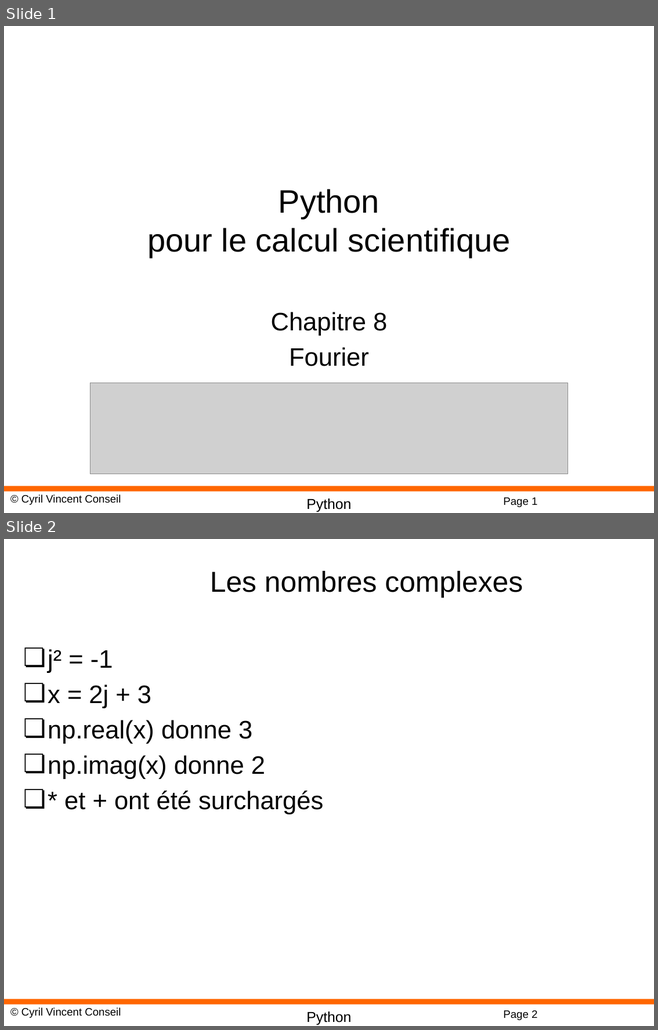
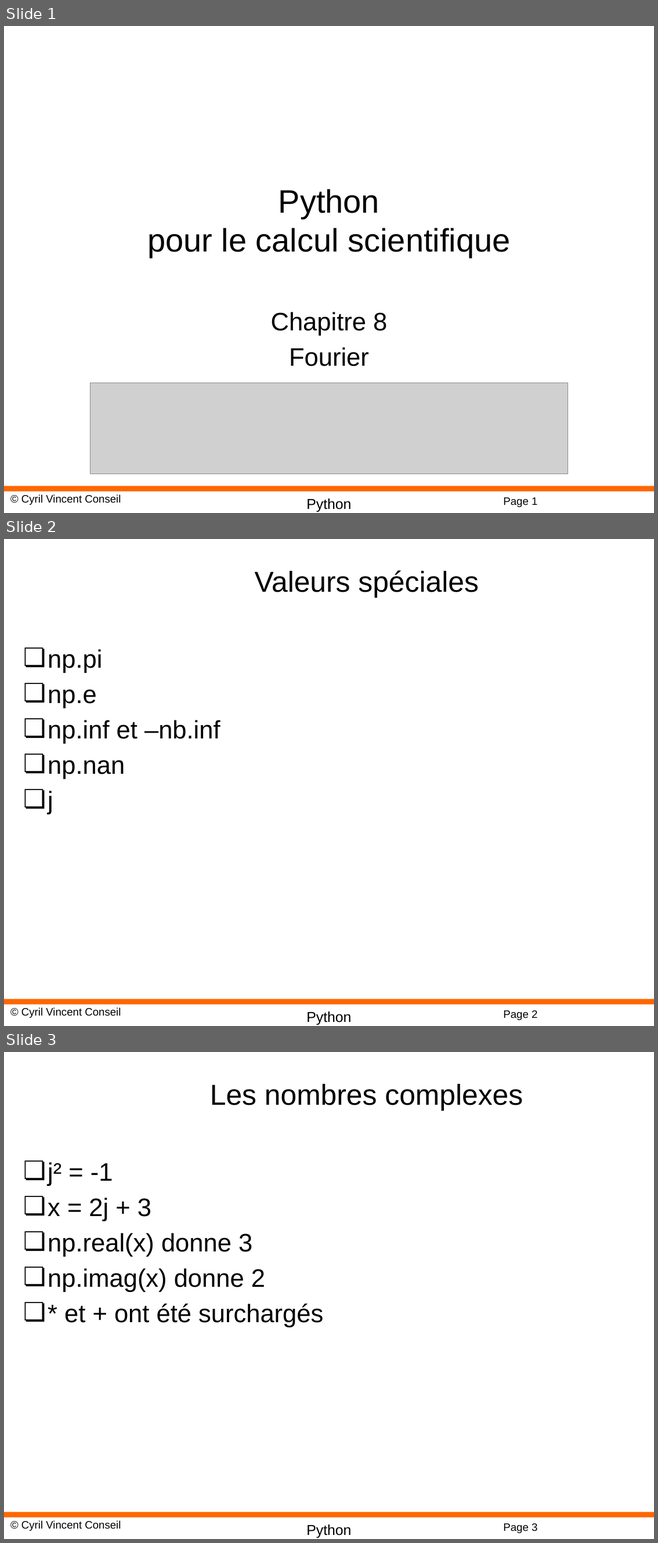
Before and after one commit to cyrilvincent/math, a slide deck: ppt/PythonMath08-FFT.pptx. Shown one above the other, each under a label of ours: slides 1 and 2 before the commit, slides 1, 2 and 3 after it. The pictures are 658x1030 and 658x1543 pixels, drawn with LibreOffice and Linux fonts; fonts in the diff are those of the drawing; grey boxes stand for pictures; background and template pictures are left out. Boxes give left, top, right and bottom in pixels: in the first picture for what was removed or moved away, otherwise in the second. Text is boxed around its words. In the diff, an @@ line names an element or a change of style, - is before the commit and + after.

```diff
--- a/ppt/PythonMath08-FFT.pptx
+++ b/ppt/PythonMath08-FFT.pptx
@@ slide 2 added at [4,539,654,1026], background #FFFFFF; not listed: 4 template elements that a slide beside it also shows @@
@@ title added at [255,570,478,598], 32 pt, text #000000 @@
+Valeurs spéciales
@@ text added at [48,649,220,815], 28 pt, text #000000 @@
+❏ np.pi
+❏ np.e
+❏ np.inf et –nb.inf
+❏ np.nan
+❏ j
@@ what was slide 2 is now slide 3 @@
@@ page number at [503,1524,537,1533]: text changed @@
-Page 2
+Page 3
```
Also in this commit, not shown: 5 other files.
